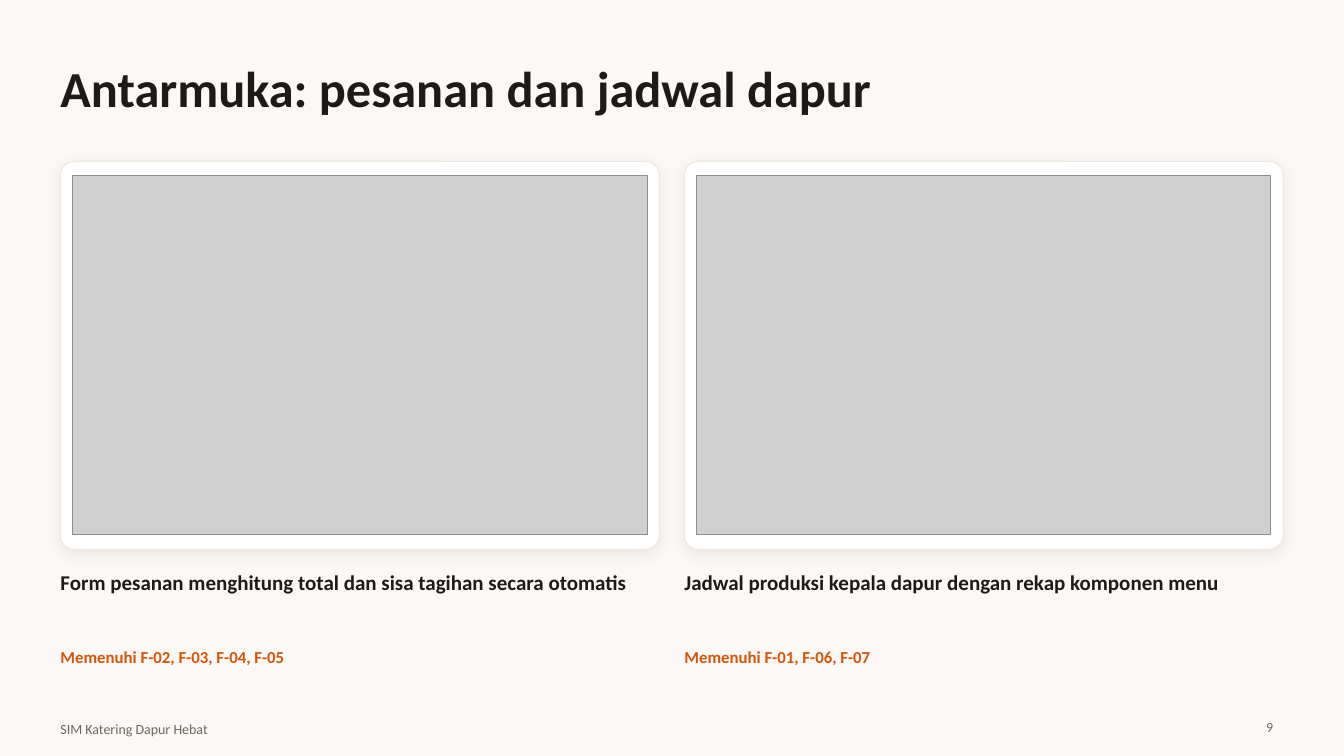
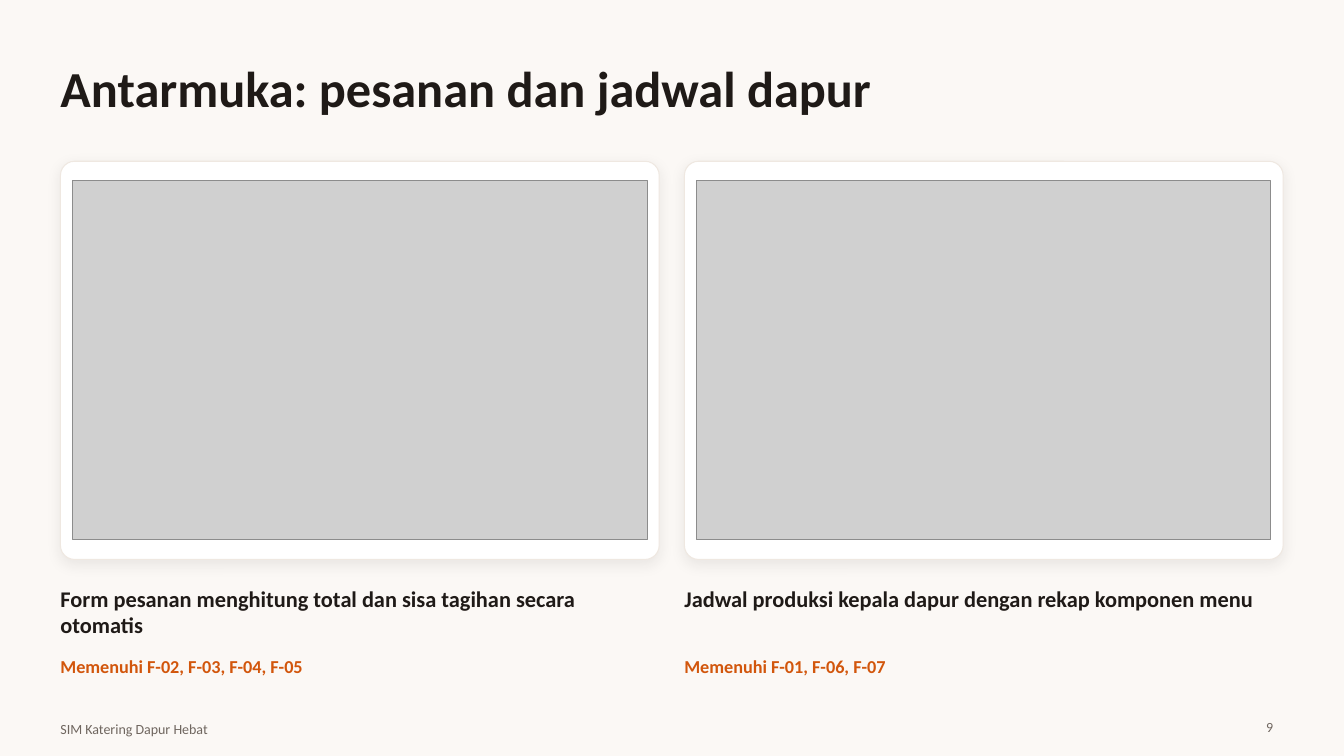
Before and after one commit to koriebruh/sim-katering-dapur-hebat, a slide deck: slide 9 of Presentasi-SIM-Katering-Dapur-Hebat.pptx. Drawn at 1344x756 pixels with LibreOffice and Linux fonts; fonts in the diff are those of the drawing; grey boxes stand for pictures. Boxes give left, top, right and bottom in pixels: in the first picture for what was removed or moved away, otherwise in the second. Text is boxed around its words. In the diff, an @@ line names an element or a change of style, - is before the commit and + after.

```diff
--- a/Presentasi-SIM-Katering-Dapur-Hebat.pptx
+++ b/Presentasi-SIM-Katering-Dapur-Hebat.pptx
@@ rounded rectangle: place and size @@
-rounded rectangle at <box>60,161,659,549</box>
+rounded rectangle at <box>60,161,659,560</box>
@@ rounded rectangle at <box>60,161,659,560</box>: proportions changed @@
@@ rounded rectangle at <box>685,161,1284,560</box>: proportions changed @@
@@ rounded rectangle: place and size @@
-rounded rectangle at <box>685,161,1284,549</box>
+rounded rectangle at <box>685,161,1284,560</box>
@@ picture: place and size @@
-picture at <box>73,175,647,534</box>
+picture at <box>73,180,647,539</box>
@@ picture: place and size @@
-picture at <box>697,175,1271,534</box>
+picture at <box>697,180,1271,539</box>
@@ text "Form pesanan menghitung total dan ...": place and size @@
-text "Form pesanan menghitung total dan ..." at <box>60,575,627,594</box>
+text "Form pesanan menghitung total dan ..." at <box>60,591,575,633</box>
@@ text "Form pesanan menghitung total dan ..." at <box>60,591,575,633</box>: size 15 to 16 pt @@
@@ text "Jadwal produksi kepala dapur dengan ..." at <box>684,591,1252,611</box>: size 15 to 16 pt @@
@@ text "Jadwal produksi kepala dapur dengan ...": place and size @@
-text "Jadwal produksi kepala dapur dengan ..." at <box>684,575,1218,594</box>
+text "Jadwal produksi kepala dapur dengan ..." at <box>684,591,1252,611</box>
@@ text "Memenuhi F-02, F-03, F-04, F-05": place and size @@
-text "Memenuhi F-02, F-03, F-04, F-05" at <box>60,651,284,665</box>
+text "Memenuhi F-02, F-03, F-04, F-05" at <box>60,660,302,676</box>
@@ text "Memenuhi F-02, F-03, F-04, F-05" at <box>60,660,302,676</box>: size 12 to 13 pt @@
@@ text "Memenuhi F-01, F-06, F-07": place and size @@
-text "Memenuhi F-01, F-06, F-07" at <box>684,651,870,665</box>
+text "Memenuhi F-01, F-06, F-07" at <box>684,660,885,675</box>
@@ text "Memenuhi F-01, F-06, F-07" at <box>684,660,885,675</box>: size 12 to 13 pt @@
```
Also in this commit, not shown: 4 other slides changed, 1 other file.
